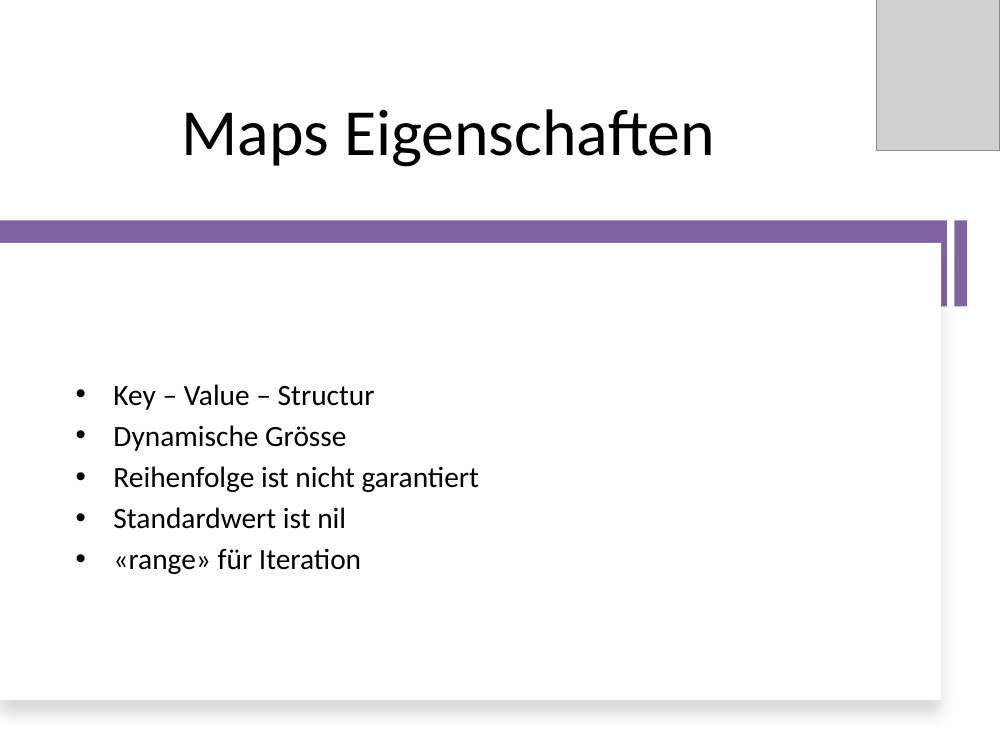
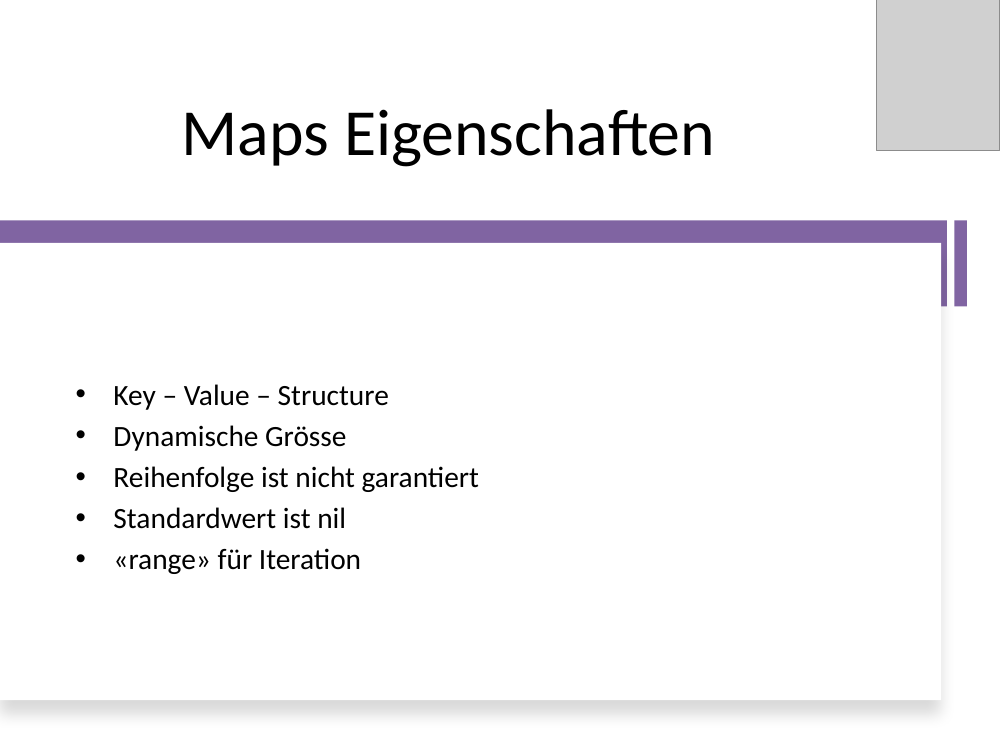
Before and after one commit to RatedNextGen/pcp-go, a slide deck: slide 8 of presentation/GO-Präsi.pptx. Drawn at 1008x756 pixels with LibreOffice and Linux fonts; fonts in the diff are those of the drawing; grey boxes stand for pictures. Boxes give left, top, right and bottom in pixels: in the first picture for what was removed or moved away, otherwise in the second. Text is boxed around its words. In the diff, an @@ line names an element or a change of style, - is before the commit and + after.

```diff
--- a/presentation/GO-Präsi.pptx
+++ b/presentation/GO-Präsi.pptx
@@ text at <box>113,384,389,410</box>: text changed @@
-• Key – Value – Structur
+• Key – Value – Structure
```
Also in this commit, not shown: 2 other slides changed, 4 other files.
